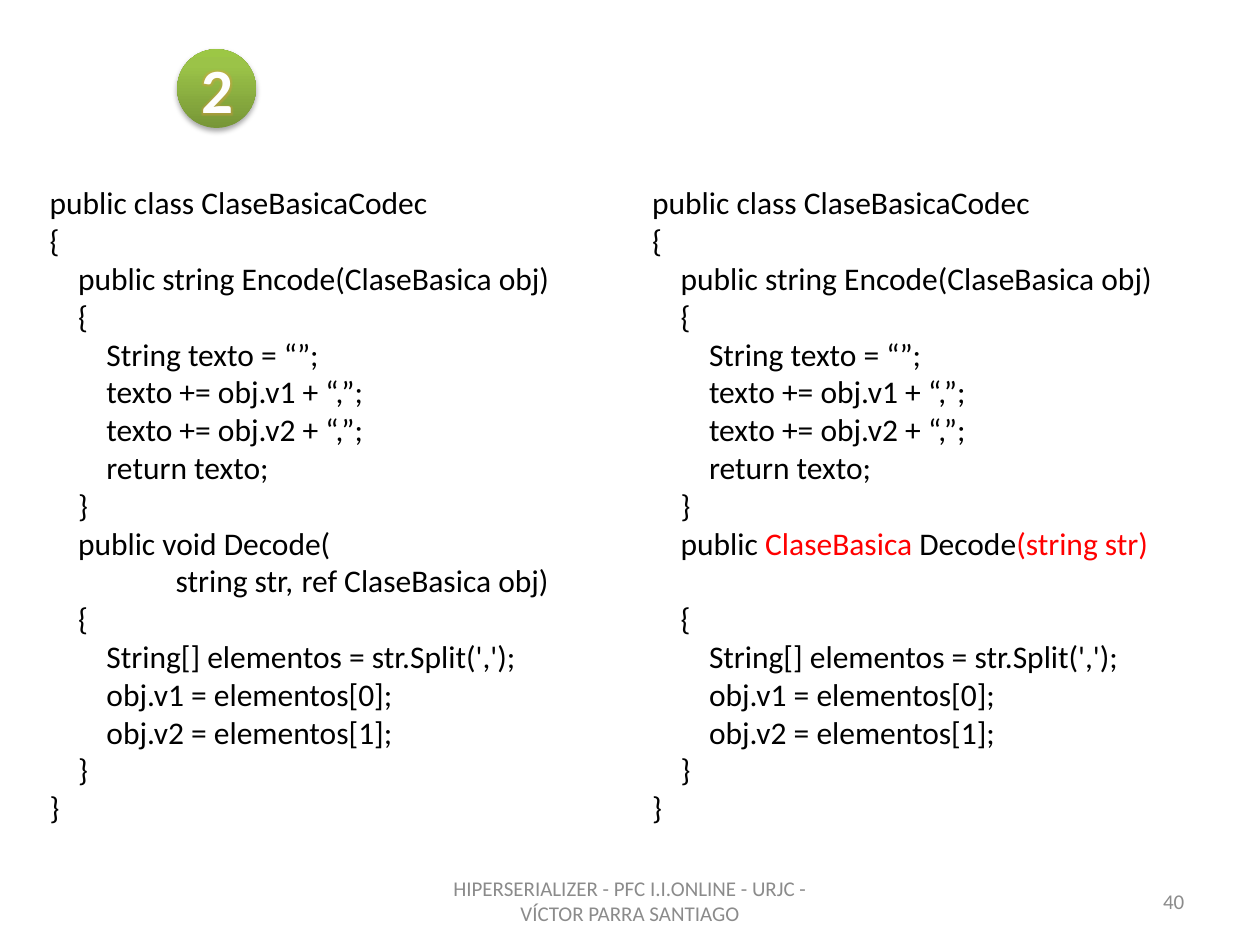
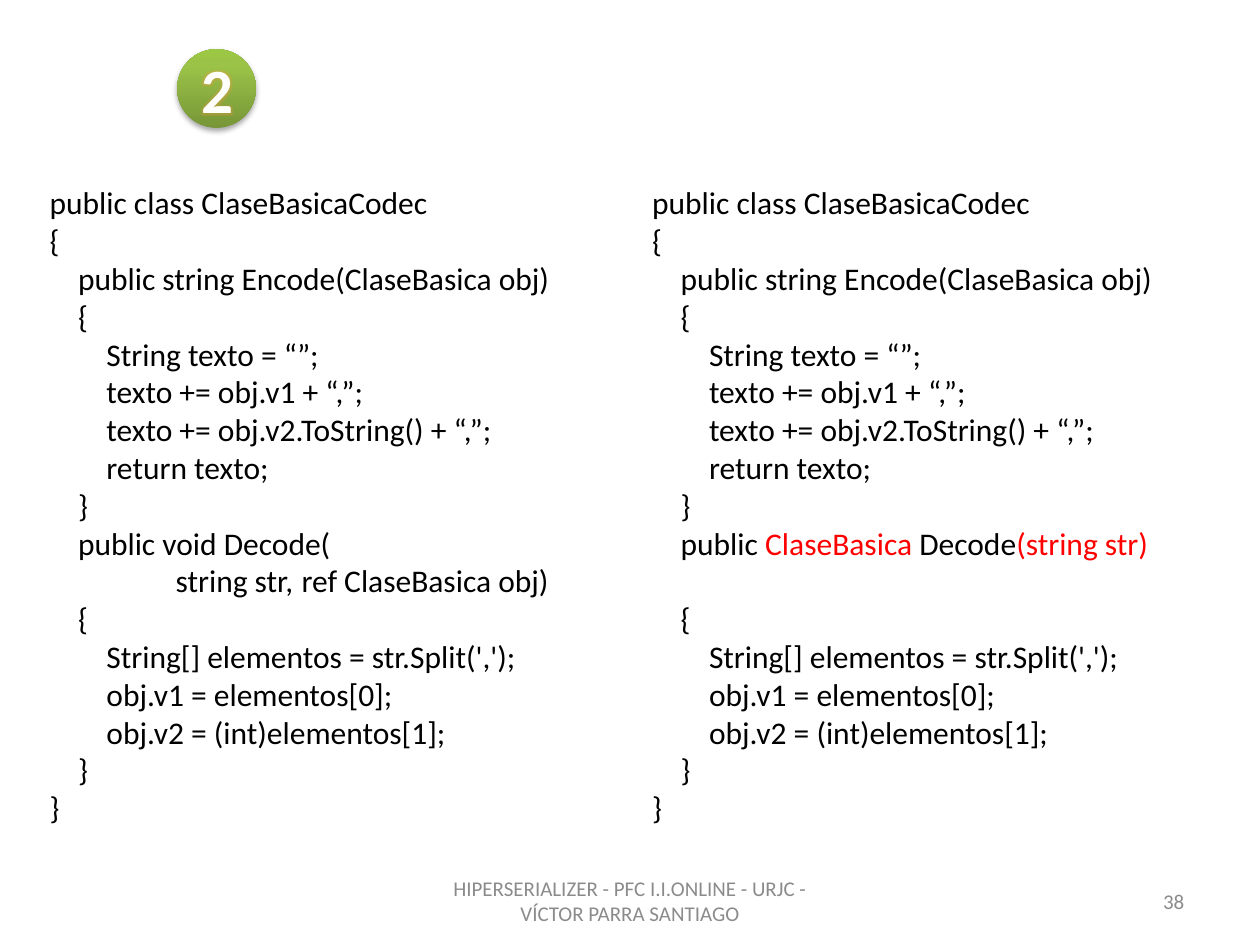
Before and after one commit to vitiparra/ProyectoFinDeCarrera, a slide deck: slide 38 of Memoria/PFC HiperSerializer OK.pptx (slide 40 before the commit). Drawn at 1260x945 pixels with LibreOffice and Linux fonts; fonts in the diff are those of the drawing; background and template pictures are left out. Boxes give left, top, right and bottom in pixels: in the first picture for what was removed or moved away, otherwise in the second. Text is boxed around its words. In the diff, an @@ line names an element or a change of style, - is before the commit and + after.

```diff
--- a/Memoria/PFC HiperSerializer OK.pptx
+++ b/Memoria/PFC HiperSerializer OK.pptx
@@ text at (x1=106, y1=418, x2=424, y2=447): text changed @@
-texto += obj.v2 + “,”;
+texto += obj.v2.ToString() + “,”;
@@ text at (x1=709, y1=418, x2=1027, y2=447): text changed @@
-texto += obj.v2 + “,”;
+texto += obj.v2.ToString() + “,”;
@@ text at (x1=106, y1=721, x2=445, y2=750): text changed @@
-obj.v2 = elementos[1];
+obj.v2 = (int)elementos[1];
@@ text at (x1=709, y1=721, x2=1048, y2=750): text changed @@
-obj.v2 = elementos[1];
+obj.v2 = (int)elementos[1];
@@ page number at (x1=1163, y1=895, x2=1184, y2=909): text changed @@
-40
+38
```
Also in this commit, not shown: 16 other slides changed, 1 slide added, 45 slides removed, 1 other file.
